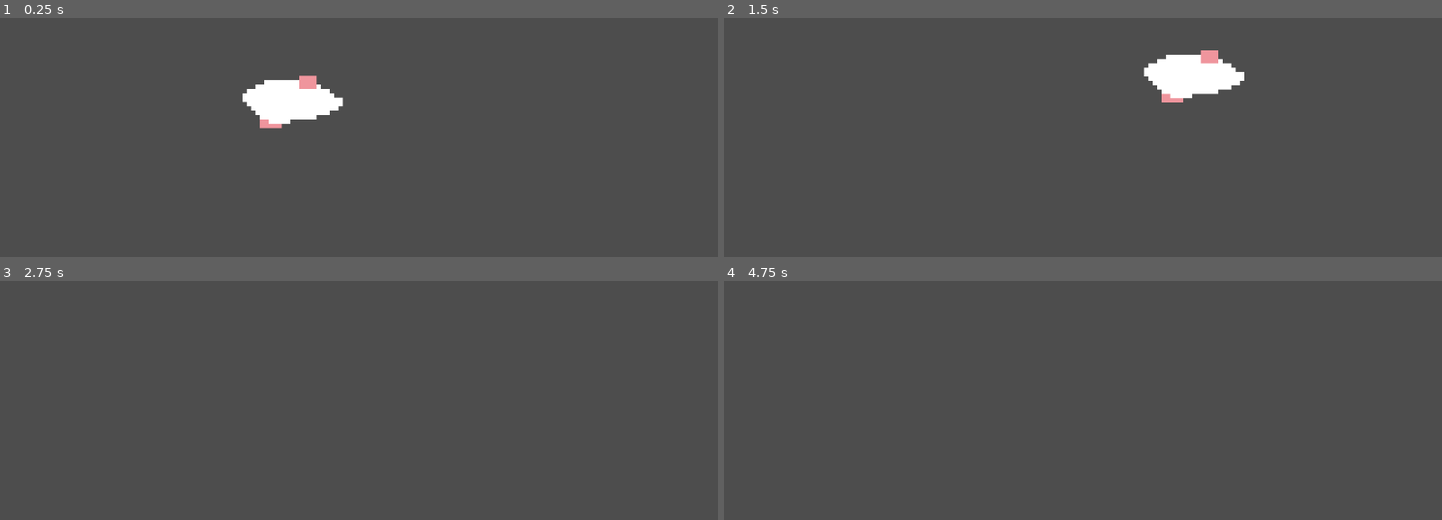
Above: before the commit, frames 1-4 (two rows, left to right).
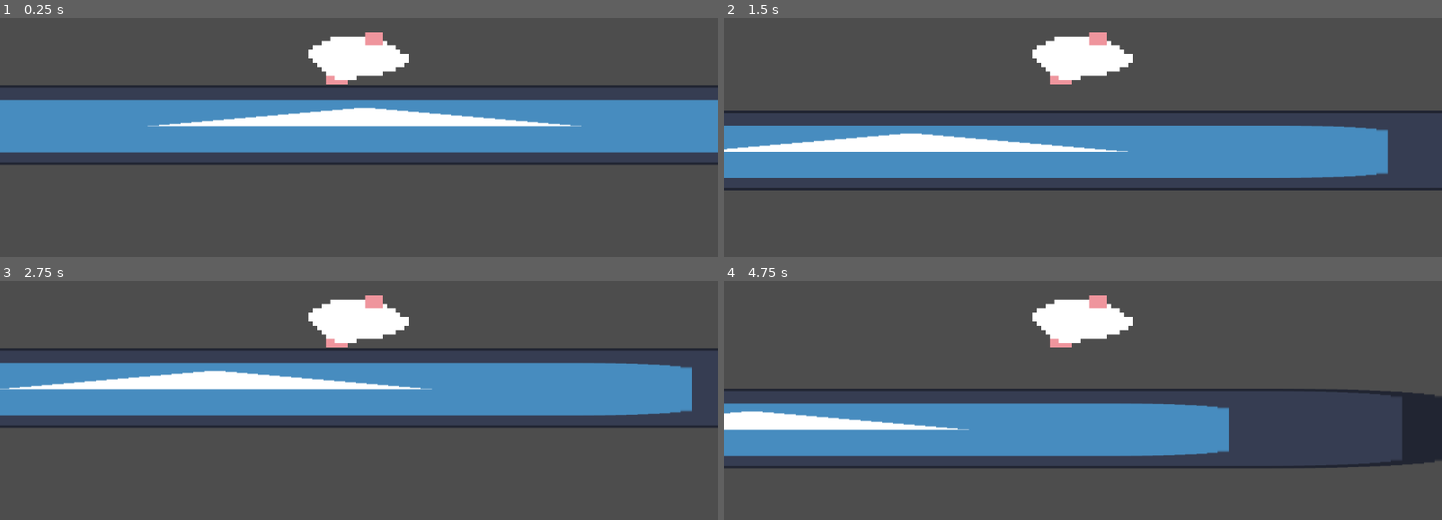
Above: after the commit, the same moments.

Repository: kdeng2001/Rat-Runner
Game: Godot game, scene res://Scenes/game_scene.tscn
Two runs of this game, one before a commit and one after it. Both use one fixed random seed, a clock stepped at 60 frames per second and the inputs below. The engine's default icon, where the game draws it, is replaced by a stand-in: a white triangle on a blue panel in a dark square.
Inputs:
- Up to frame 1 (0.25 s): no input
- Up to frame 2 (1.5 s): tap Enter at 0.5 s; hold Right (right) from 0.53 s (still down); tap Space (jump) at 0.77 s
- Up to frame 3 (2.75 s): tap Space (jump) at 1.52 s; release Right (right) at 2.03 s; hold Left (left) from 2.03 s (still down)
- Up to frame 4 (4.75 s): release Left (left) at 2.78 s; hold Right (right) 2.78-4.28 s; tap Space (jump) at 3.02, 3.77, 4.52 s; hold Left (left) from 4.28 s (still down)

The runs differ from the first frame. In frame 1, 27% of the frame differs, in the area x 0-100%, y 6-62%; in frame 2, 26%; in frame 3, 25%; in frame 4, 21%.

Commit message:
camera follow

Diff:
--- a/Scenes/floor.tscn
+++ b/Scenes/floor.tscn
@@ -1,13 +1,19 @@
-[gd_scene load_steps=2 format=3 uid="uid://6ylbxh81o35v"]
+[gd_scene load_steps=3 format=3 uid="uid://6ylbxh81o35v"]
 
+[ext_resource type="Texture2D" uid="uid://chtelro6vhhb2" path="res://Sprites/icon.svg" id="1_r2vp1"]
 [ext_resource type="Shape2D" uid="uid://5l0j1qs3xsfh" path="res://Shapes/floor_shape_2d.tres" id="1_urybr"]
 
 [node name="floor" type="Node2D"]
 
 [node name="StaticBody2D" type="StaticBody2D" parent="."]
 
+[node name="Sprite2D" type="Sprite2D" parent="StaticBody2D"]
+position = Vector2(-1, 0)
+scale = Vector2(17.38, 1)
+texture = ExtResource("1_r2vp1")
+
 [node name="CollisionShape2D" type="CollisionShape2D" parent="StaticBody2D"]
-position = Vector2(-1, 0)
+position = Vector2(-0.50001, -1)
 scale = Vector2(17.38, 1)
 shape = ExtResource("1_urybr")
 debug_color = Color(0.647059, 0.333333, 1, 0.419608)
--- a/Scenes/game_scene.tscn
+++ b/Scenes/game_scene.tscn
@@ -4,6 +4,7 @@
 [ext_resource type="PackedScene" uid="uid://6ylbxh81o35v" path="res://Scenes/floor.tscn" id="2_655i8"]
 
 [node name="GameScene" type="Node2D"]
+position = Vector2(-1, -1)
 
 [node name="Player" parent="." instance=ExtResource("1_pyab5")]
 position = Vector2(480, 424)
--- a/Scenes/player.tscn
+++ b/Scenes/player.tscn
@@ -11,9 +11,16 @@
 disable_mode = 2
 script = ExtResource("2_xdegw")
 
+[node name="Camera2D" type="Camera2D" parent="CharacterBody2D"]
+position = Vector2(-1.42857, -3.71428)
+rotation = 1.5708
+scale = Vector2(1, 1)
+
 [node name="Sprite2D" type="Sprite2D" parent="CharacterBody2D"]
 scale = Vector2(1, 1)
 texture = ExtResource("2_o8nhe")
 
 [node name="CollisionShape2D" type="CollisionShape2D" parent="CharacterBody2D"]
+position = Vector2(-1.42857, -3.71429)
+rotation = 1.5708
 shape = ExtResource("1_af5fo")
--- a/Shapes/floor_shape_2d.tres
+++ b/Shapes/floor_shape_2d.tres
@@ -1,3 +1,4 @@
 [gd_resource type="RectangleShape2D" format=3 uid="uid://5l0j1qs3xsfh"]
 
 [resource]
+size = Vector2(128.251, 126)
--- a/Shapes/player_capsule_2d.tres
+++ b/Shapes/player_capsule_2d.tres
@@ -1,3 +1,5 @@
 [gd_resource type="CapsuleShape2D" format=3 uid="uid://8630nmbweg4l"]
 
 [resource]
+radius = 6.85714
+height = 26.8571
